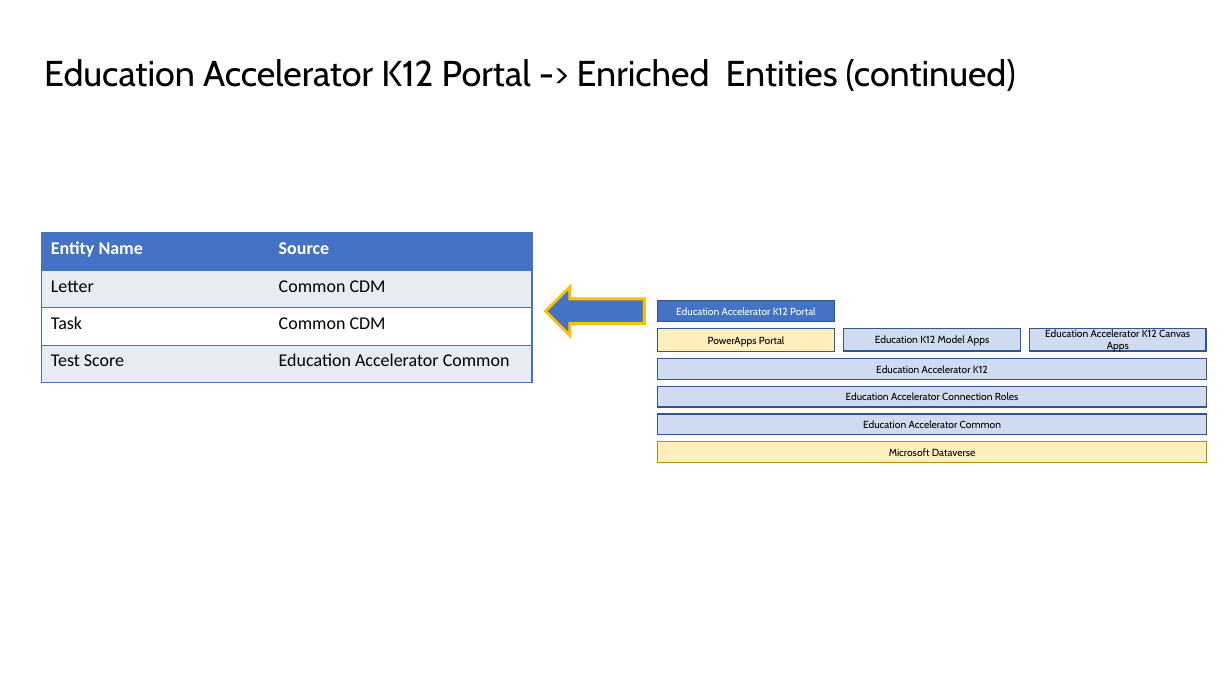
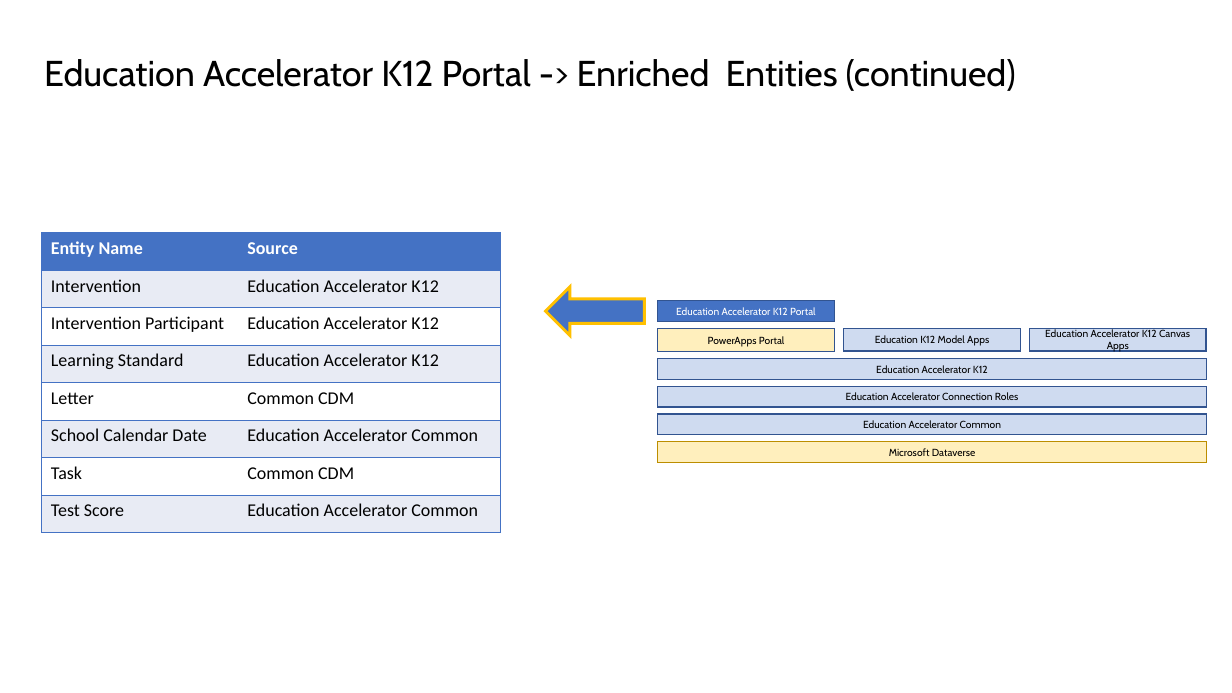
Before and after one commit to microsoft/Industry-Accelerator-Education, a slide deck: slide 16 of documentation/K12.Solution.Packaging.Design & ERD.pptx (slide 15 before the commit). Drawn at 1232x693 pixels with LibreOffice and Linux fonts; fonts in the diff are those of the drawing. Boxes give left, top, right and bottom in pixels: in the first picture for what was removed or moved away, otherwise in the second. Text is boxed around its words. In the diff, an @@ line names an element or a change of style, - is before the commit and + after.

```diff
--- a/documentation/K12.Solution.Packaging.Design & ERD.pptx
+++ b/documentation/K12.Solution.Packaging.Design & ERD.pptx
@@ table at (42, 233, 501, 532) @@
+row 2: Intervention | Education Accelerator K12
+row 3: Intervention Participant | Education Accelerator K12
+row 4: Learning Standard | Education Accelerator K12
+row 6: School Calendar Date | Education Accelerator Common
@@ table: place and size @@
-table at (42, 233, 532, 383)
+table at (42, 233, 501, 532)
```
Also in this commit, not shown: 7 other slides changed, 1 slide added, 33 other files.
